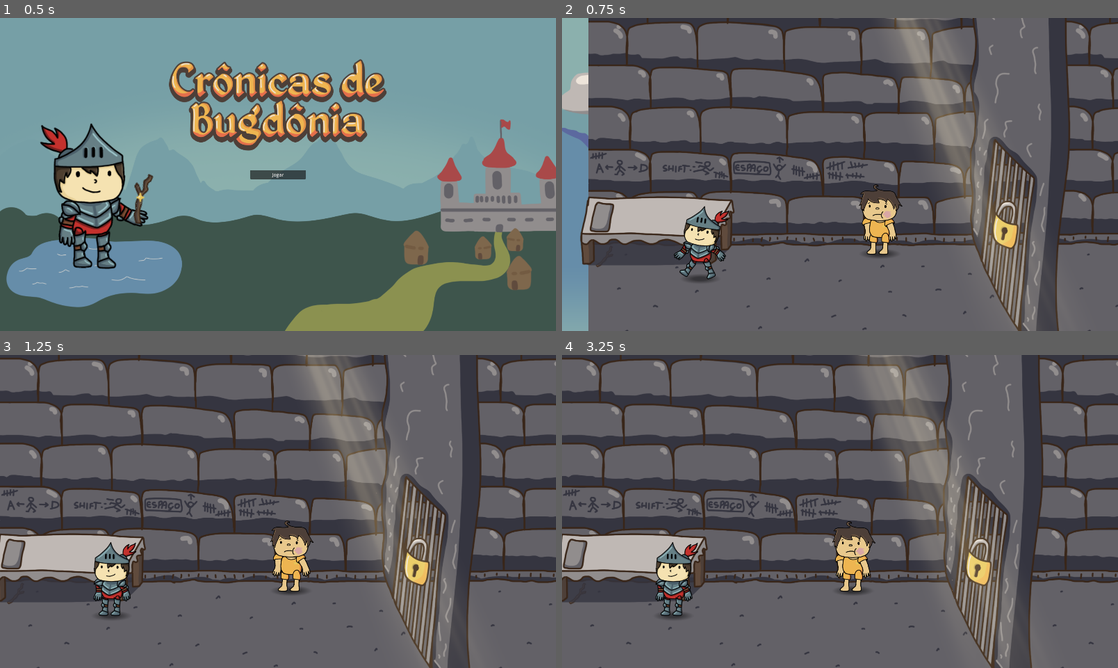
Above: before the commit, frames 1-4 (two rows, left to right).
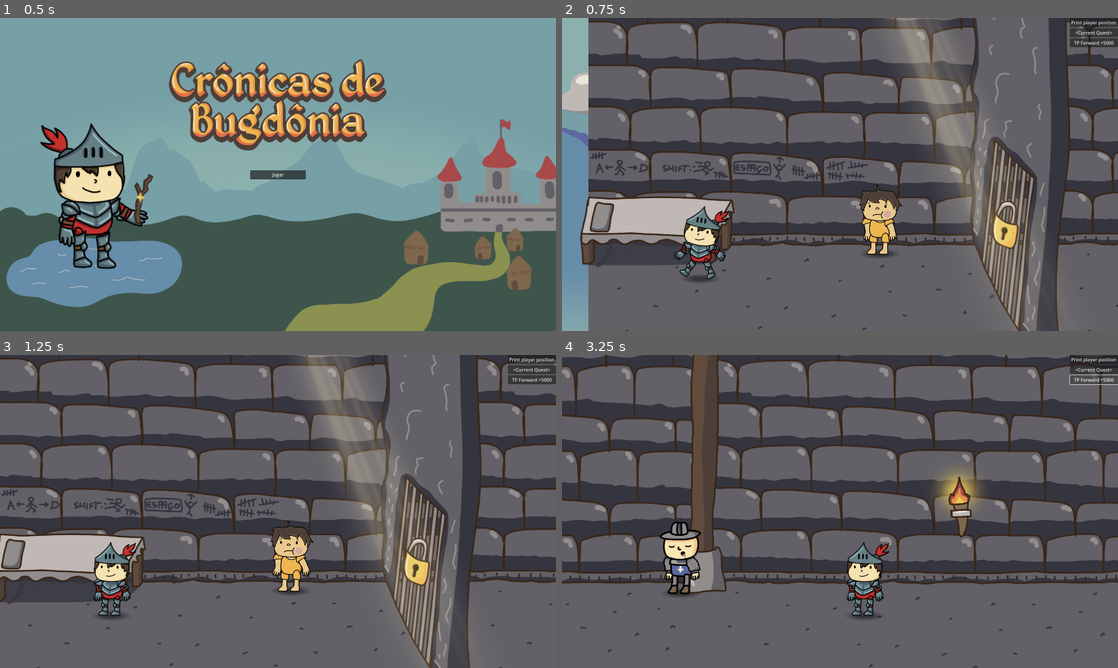
Above: after the commit, the same moments.

Repository: Caslus/cronicas-de-bugdonia
Game: Godot game, scene res://Scenes/Menu.tscn
Two runs of this game, one before a commit and one after it. Both use one fixed random seed, a clock stepped at 60 frames per second and the inputs below.
Inputs (mouse positions are in pixels of both pictures, inside the frame that each line leads up to):
- Up to frame 1 (0.5 s): no input
- Up to frame 2 (0.75 s): click "Jogar" at 0.5 s
- Up to frame 3 (1.25 s): no input
- Up to frame 4 (3.25 s): click (1095, 358) at 1.25 s, where only the run after the commit has a clickable "Print player position"; click (1095, 370) at 2 s, where only the run after the commit has a clickable "<Current Quest>"; click (1095, 380) at 2.75 s, where only the run after the commit has a clickable "TP Forward +5000"

Frame 1 is identical in both runs. In frame 2, 0.5% of the frame differs, in the area x 91-100%, y 0-10%; in frame 3, 0.6%; in frame 4, 41%, in the area x 0-100%, y 0-100%.

Commit message:
feat: add boolean logic UI assets and a gate to enter level 2

Diff:
--- a/Scenes/Chapter1_1.tscn
+++ b/Scenes/Chapter1_1.tscn
@@ -92,7 +92,8 @@
 [ext_resource type="Texture2D" uid="uid://bfdunrrh3vbom" path="res://Assets/Objects/CratePineapple.png" id="77_13qjx"]
 [ext_resource type="Texture2D" uid="uid://kwu88cybs5ye" path="res://Assets/Objects/FallenCarriage.png" id="77_enhjr"]
 [ext_resource type="Texture2D" uid="uid://d0fhbnj6qjffn" path="res://Assets/Objects/CrateWatermelon.png" id="78_kgtk1"]
-[ext_resource type="Texture2D" uid="uid://brac0nym6yjvh" path="res://Assets/Objects/NoEntry.png" id="91_7augy"]
+[ext_resource type="Script" uid="uid://cvwcji0rt6ubb" path="res://Scripts/Object/AreaChangeScene.gd" id="92_7augy"]
+[ext_resource type="PackedScene" uid="uid://cfv7fpnqjbtc4" path="res://Scenes/Utils/DevTools.tscn" id="94_we512"]
 
 [sub_resource type="RectangleShape2D" id="RectangleShape2D_52hs2"]
 size = Vector2(199, 363)
@@ -848,15 +849,6 @@
 
 [sub_resource type="GradientTexture2D" id="GradientTexture2D_c1s1p"]
 gradient = SubResource("Gradient_gbewc")
-fill = 1
-fill_from = Vector2(0.5, 0.5)
-
-[sub_resource type="Gradient" id="Gradient_we512"]
-offsets = PackedFloat32Array(0.209459, 0.625)
-colors = PackedColorArray(1, 1, 1, 1, 0, 0, 0, 1)
-
-[sub_resource type="GradientTexture2D" id="GradientTexture2D_13qjx"]
-gradient = SubResource("Gradient_we512")
 fill = 1
 fill_from = Vector2(0.5, 0.5)
 
@@ -2111,20 +2103,9 @@
 scale = Vector2(1.18, 1.18)
 texture = ExtResource("38_c1s1p")
 
-[node name="Tree19" type="Sprite2D" parent="Outside/Objects/Forest"]
-z_index = 1
-position = Vector2(24901.3, -482.001)
-scale = Vector2(0.845, 0.845)
-texture = ExtResource("38_c1s1p")
-
 [node name="Tree20" type="Sprite2D" parent="Outside/Objects/Forest"]
 z_index = -2
 position = Vector2(24328.3, -622.001)
-texture = ExtResource("38_c1s1p")
-
-[node name="Tree21" type="Sprite2D" parent="Outside/Objects/Forest"]
-z_index = -1
-position = Vector2(25092.5, -543.341)
 texture = ExtResource("38_c1s1p")
 
 [node name="Tree9" type="Sprite2D" parent="Outside/Objects/Forest"]
@@ -2255,29 +2236,40 @@
 texture = SubResource("GradientTexture2D_0t146")
 offset = Vector2(0, -19.485)
 
-[node name="NoEntry" type="Sprite2D" parent="Outside/Objects/Forest"]
-z_index = 30
-position = Vector2(24889, -14)
-rotation = 3.14159
-scale = Vector2(1.5, -1.5)
-texture = ExtResource("91_7augy")
-
-[node name="PointLight2D" type="PointLight2D" parent="Outside/Objects/Forest/NoEntry"]
-show_behind_parent = true
-z_index = -10
-position = Vector2(0, 120.667)
-scale = Vector2(0.824374, 0.228094)
-energy = 0.5
-blend_mode = 1
-range_item_cull_mask = 2
-texture = SubResource("GradientTexture2D_13qjx")
-
-[node name="EndBarrier" type="StaticBody2D" parent="Outside"]
-position = Vector2(18371, 0)
-
-[node name="Collision" type="CollisionShape2D" parent="Outside/EndBarrier"]
+[node name="NextLevel" type="Area2D" parent="Outside"]
+position = Vector2(17238, 0)
+script = ExtResource("92_7augy")
+next_scene = "res://Scenes/Chapter1_2.tscn"
+
+[node name="CollisionShape2D3" type="CollisionShape2D" parent="Outside/NextLevel"]
+position = Vector2(6928, -586)
+shape = SubResource("RectangleShape2D_c1ngr")
+
+[node name="StaticBody2D" type="StaticBody2D" parent="Outside/NextLevel"]
+
+[node name="CollisionShape2D3" type="CollisionShape2D" parent="Outside/NextLevel/StaticBody2D"]
 position = Vector2(6980, -586)
 shape = SubResource("RectangleShape2D_kt8cb")
+
+[node name="PrisonOuterDoor2" type="Sprite2D" parent="Outside/NextLevel"]
+z_index = 1
+position = Vector2(6842, -528)
+scale = Vector2(-1, 1)
+texture = ExtResource("40_wpwjm")
+
+[node name="PrisonInnerDoor4" type="Sprite2D" parent="Outside/NextLevel/PrisonOuterDoor2"]
+z_index = -1
+position = Vector2(13, -77)
+rotation = -0.105367
+scale = Vector2(-1, 1)
+texture = ExtResource("36_52hs2")
+
+[node name="PrisonInnerDoor5" type="Sprite2D" parent="Outside/NextLevel/PrisonOuterDoor2"]
+z_index = -1
+position = Vector2(156, -82)
+rotation = 0.0946126
+scale = Vector2(-1, 1)
+texture = ExtResource("36_52hs2")
 
 [node name="Player" parent="." instance=ExtResource("13_52hs2")]
 z_index = 10
@@ -2288,12 +2280,10 @@
 metadata/objectName = "Jogador"
 metadata/Interactable = true
 
-[node name="Label" type="Label" parent="."]
-z_index = 200
-offset_left = 23924.0
-offset_top = -213.0
-offset_right = 24744.0
-offset_bottom = -59.0
-theme_override_font_sizes/font_size = 51
-text = "Esse é o fim do nosso protótipo, obrigado por ter jogado até aqui!"
-autowrap_mode = 2
+[node name="DevTools" parent="." instance=ExtResource("94_we512")]
+offset_left = 1874.0
+offset_top = 197.0
+offset_right = 1874.0
+offset_bottom = 197.0
+
+[connection signal="body_entered" from="Outside/NextLevel" to="Outside/NextLevel" method="_on_body_entered"]
--- a/Scenes/Chapter1_2.tscn
+++ b/Scenes/Chapter1_2.tscn
@@ -11,12 +11,18 @@
 [ext_resource type="PackedScene" uid="uid://dcbc26gk3t6db" path="res://Scenes/Entity/NPC.tscn" id="8_wxbtf"]
 [ext_resource type="Texture2D" uid="uid://cxyewq77ukudv" path="res://Assets/Entity/Monk/head.png" id="9_a88w8"]
 [ext_resource type="Script" uid="uid://vk60uuiqh1hi" path="res://Scripts/Object/TorchManager.gd" id="9_gypu4"]
+[ext_resource type="Texture2D" uid="uid://brvaylcih3j2t" path="res://Assets/UI/Booleans/and.png" id="10_18vdf"]
 [ext_resource type="Texture2D" uid="uid://bcotmnrqotjw6" path="res://Assets/Entity/Monk/torso.png" id="10_er7ss"]
+[ext_resource type="Texture2D" uid="uid://cmiai7kfr5qmd" path="res://Assets/UI/Booleans/or.png" id="11_cwqbe"]
 [ext_resource type="Texture2D" uid="uid://tu3bvoxcfo6c" path="res://Assets/Entity/Monk/arm.png" id="11_ob62n"]
 [ext_resource type="Texture2D" uid="uid://cdnwo6mstbddb" path="res://Assets/Entity/Monk/leg.png" id="12_1lq60"]
+[ext_resource type="Texture2D" uid="uid://bqo2j4rqn52gx" path="res://Assets/UI/Booleans/xor.png" id="12_5seof"]
 [ext_resource type="Texture2D" uid="uid://cipkrf20dhy2w" path="res://Assets/Objects/JailCellWall.png" id="13_0ic1f"]
+[ext_resource type="Texture2D" uid="uid://ysd042lkfdw8" path="res://Assets/UI/Booleans/nand.png" id="13_x3gqw"]
+[ext_resource type="Texture2D" uid="uid://1xocusxrjobb" path="res://Assets/UI/Booleans/nor.png" id="14_5rho5"]
 [ext_resource type="Script" uid="uid://81sw4i4e0e27" path="res://Scripts/Object/HollowObject.gd" id="14_a88w8"]
 [ext_resource type="Script" uid="uid://bnh4mv0nt8tlm" path="res://Scripts/Object/TempleDoor.gd" id="15_0ic1f"]
+[ext_resource type="Texture2D" uid="uid://coh6alfc8oprl" path="res://Assets/UI/Booleans/xnor.png" id="15_qyer7"]
 [ext_resource type="Texture2D" uid="uid://cu8oxkgp5cydw" path="res://Assets/Objects/JailCellDoor.png" id="17_a88w8"]
 [ext_resource type="PackedScene" uid="uid://cfv7fpnqjbtc4" path="res://Scenes/Utils/DevTools.tscn" id="17_er7ss"]
 [ext_resource type="Texture2D" uid="uid://bm6haoisagh1j" path="res://Assets/Objects/JailCellWallFront.png" id="17_ob62n"]
@@ -189,16 +195,6 @@
 input_pickable = true
 VAR_ACESA = false
 
-[node name="Label" type="Label" parent="Challenges/ChallengeAnd"]
-z_index = 200
-offset_left = 1780.0
-offset_top = -476.0
-offset_right = 1822.0
-offset_bottom = -406.0
-theme_override_font_sizes/font_size = 51
-text = "AND"
-autowrap_mode = 2
-
 [node name="SolutionChecker" type="Node" parent="Challenges/ChallengeAnd"]
 script = ExtResource("8_1lq60")
 solution = {
@@ -211,6 +207,10 @@
 script = ExtResource("9_gypu4")
 quest = NodePath("../../../BooleanQuest")
 
+[node name="And" type="Sprite2D" parent="Challenges/ChallengeAnd"]
+position = Vector2(1835, -438)
+texture = ExtResource("10_18vdf")
+
 [node name="ChallengeOr" type="Node2D" parent="Challenges"]
 position = Vector2(1800, 0)
 
@@ -227,16 +227,6 @@
 position = Vector2(2050, -484)
 input_pickable = true
 VAR_ACESA = false
-
-[node name="Label" type="Label" parent="Challenges/ChallengeOr"]
-z_index = 200
-offset_left = 1774.0
-offset_top = -478.0
-offset_right = 1816.0
-offset_bottom = -408.0
-theme_override_font_sizes/font_size = 51
-text = "OR"
-autowrap_mode = 2
 
 [node name="SolutionChecker" type="Node" parent="Challenges/ChallengeOr"]
 script = ExtResource("8_1lq60")
@@ -250,6 +240,10 @@
 script = ExtResource("9_gypu4")
 quest = NodePath("../../../BooleanQuest")
 
+[node name="Or" type="Sprite2D" parent="Challenges/ChallengeOr"]
+position = Vector2(1813, -438)
+texture = ExtResource("11_cwqbe")
+
 [node name="ChallengeXor" type="Node2D" parent="Challenges"]
 position = Vector2(3424, 0)
 
@@ -267,16 +261,6 @@
 position = Vector2(2050, -484)
 input_pickable = true
 VAR_ACESA = false
-
-[node name="Label" type="Label" parent="Challenges/ChallengeXor"]
-z_index = 200
-offset_left = 1772.0
-offset_top = -475.0
-offset_right = 1814.0
-offset_bottom = -405.0
-theme_override_font_sizes/font_size = 51
-text = "XOR"
-autowrap_mode = 2
 
 [node name="SolutionChecker" type="Node" parent="Challenges/ChallengeXor"]
 script = ExtResource("8_1lq60")
@@ -290,6 +274,10 @@
 script = ExtResource("9_gypu4")
 quest = NodePath("../../../BooleanQuest")
 
+[node name="Xor" type="Sprite2D" parent="Challenges/ChallengeXor"]
+position = Vector2(1822, -438)
+texture = ExtResource("12_5seof")
+
 [node name="ChallengeNand" type="Node2D" parent="Challenges"]
 position = Vector2(4987, 0)
 
@@ -305,16 +293,6 @@
 [node name="Torch1_B" parent="Challenges/ChallengeNand" instance=ExtResource("5_v8im4")]
 position = Vector2(2050, -484)
 input_pickable = true
-
-[node name="Label" type="Label" parent="Challenges/ChallengeNand"]
-z_index = 200
-offset_left = 1759.0
-offset_top = -483.0
-offset_right = 1801.0
-offset_bottom = -413.0
-theme_override_font_sizes/font_size = 51
-text = "NAND"
-autowrap_mode = 2
 
 [node name="SolutionChecker" type="Node" parent="Challenges/ChallengeNand"]
 script = ExtResource("8_1lq60")
@@ -328,6 +306,10 @@
 script = ExtResource("9_gypu4")
 quest = NodePath("../../../BooleanQuest")
 
+[node name="Nand" type="Sprite2D" parent="Challenges/ChallengeNand"]
+position = Vector2(1822, -448)
+texture = ExtResource("13_x3gqw")
+
 [node name="ChallengeNor" type="Node2D" parent="Challenges"]
 position = Vector2(6534, 0)
 
@@ -343,16 +325,6 @@
 [node name="Torch1_B" parent="Challenges/ChallengeNor" instance=ExtResource("5_v8im4")]
 position = Vector2(2050, -484)
 input_pickable = true
-
-[node name="Label" type="Label" parent="Challenges/ChallengeNor"]
-z_index = 200
-offset_left = 1759.0
-offset_top = -483.0
-offset_right = 1801.0
-offset_bottom = -413.0
-theme_override_font_sizes/font_size = 51
-text = "NOR"
-autowrap_mode = 2
 
 [node name="SolutionChecker" type="Node" parent="Challenges/ChallengeNor"]
 script = ExtResource("8_1lq60")
@@ -366,6 +338,10 @@
 script = ExtResource("9_gypu4")
 quest = NodePath("../../../BooleanQuest")
 
+[node name="Nor" type="Sprite2D" parent="Challenges/ChallengeNor"]
+position = Vector2(1831, -442)
+texture = ExtResource("14_5rho5")
+
 [node name="ChallengeXnor" type="Node2D" parent="Challenges"]
 position = Vector2(8236, 0)
 
@@ -382,16 +358,6 @@
 position = Vector2(2050, -484)
 input_pickable = true
 VAR_ACESA = false
-
-[node name="Label" type="Label" parent="Challenges/ChallengeXnor"]
-z_index = 200
-offset_left = 1759.0
-offset_top = -483.0
-offset_right = 1801.0
-offset_bottom = -413.0
-theme_override_font_sizes/font_size = 51
-text = "XNOR"
-autowrap_mode = 2
 
 [node name="SolutionChecker" type="Node" parent="Challenges/ChallengeXnor"]
 script = ExtResource("8_1lq60")
@@ -405,6 +371,10 @@
 script = ExtResource("9_gypu4")
 quest = NodePath("../../../BooleanQuest")
 
+[node name="Xnor" type="Sprite2D" parent="Challenges/ChallengeXnor"]
+position = Vector2(1833, -445)
+texture = ExtResource("15_qyer7")
+
 [node name="ChallengeAndOr" type="Node2D" parent="Challenges"]
 position = Vector2(9733, 0)
 
@@ -423,16 +393,6 @@
 input_pickable = true
 VAR_ACESA = false
 
-[node name="Label" type="Label" parent="Challenges/ChallengeAndOr"]
-z_index = 200
-offset_left = 1638.0
-offset_top = -486.0
-offset_right = 1680.0
-offset_bottom = -416.0
-theme_override_font_sizes/font_size = 51
-text = "AND"
-autowrap_mode = 2
-
 [node name="Fireholder2" parent="Challenges/ChallengeAndOr" node_paths=PackedStringArray("torches") instance=ExtResource("6_gwm1x")]
 position = Vector2(2108, -647)
 torches = [NodePath("../Torch1_A2"), NodePath("../Torch1_B2")]
@@ -446,31 +406,11 @@
 position = Vector2(2209, -495)
 input_pickable = true
 VAR_ACESA = false
-
-[node name="Label2" type="Label" parent="Challenges/ChallengeAndOr"]
-z_index = 200
-offset_left = 2058.0
-offset_top = -481.0
-offset_right = 2100.0
-offset_bottom = -411.0
-theme_override_font_sizes/font_size = 51
-text = "OR"
-autowrap_mode = 2
 
 [node name="Fireholder3" parent="Challenges/ChallengeAndOr" node_paths=PackedStringArray("torches") instance=ExtResource("6_gwm1x")]
 position = Vector2(1909, -830)
 torches = [NodePath("../Fireholder"), NodePath("../Fireholder2")]
 type = 0
-
-[node name="Label3" type="Label" parent="Challenges/ChallengeAndOr"]
-z_index = 200
-offset_left = 1859.0
-offset_top = -696.0
-offset_right = 1901.0
-offset_bottom = -626.0
-theme_override_font_sizes/font_size = 51
-text = "AND"
-autowrap_mode = 2
 
 [node name="SolutionChecker" type="Node" parent="Challenges/ChallengeAndOr"]
 script = ExtResource("8_1lq60")
@@ -487,6 +427,18 @@
 script = ExtResource("9_gypu4")
 quest = NodePath("../../../BooleanQuest")
 
+[node name="And" type="Sprite2D" parent="Challenges/ChallengeAndOr"]
+position = Vector2(1695, -446)
+texture = ExtResource("10_18vdf")
+
+[node name="Or" type="Sprite2D" parent="Challenges/ChallengeAndOr"]
+position = Vector2(2092, -441)
+texture = ExtResource("11_cwqbe")
+
+[node name="And2" type="Sprite2D" parent="Challenges/ChallengeAndOr"]
+position = Vector2(1910, -658)
+texture = ExtResource("10_18vdf")
+
 [node name="Challenge1" type="Node2D" parent="Challenges"]
 position = Vector2(10943, 131)
 
@@ -505,16 +457,6 @@
 input_pickable = true
 VAR_ACESA = false
 
-[node name="Label" type="Label" parent="Challenges/Challenge1"]
-z_index = 200
-offset_left = 1636.0
-offset_top = -497.0
-offset_right = 1678.0
-offset_bottom = -427.0
-theme_override_font_sizes/font_size = 51
-text = "AND"
-autowrap_mode = 2
-
 [node name="Fireholder2" parent="Challenges/Challenge1" node_paths=PackedStringArray("torches") instance=ExtResource("6_gwm1x")]
 position = Vector2(2108, -647)
 torches = [NodePath("../Torch1_A2"), NodePath("../Torch1_B2")]
@@ -530,31 +472,11 @@
 input_pickable = true
 VAR_ACESA = false
 
-[node name="Label2" type="Label" parent="Challenges/Challenge1"]
-z_index = 200
-offset_left = 2031.0
-offset_top = -494.0
-offset_right = 2073.0
-offset_bottom = -424.0
-theme_override_font_sizes/font_size = 51
-text = "XNOR"
-autowrap_mode = 2
-
 [node name="Fireholder3" parent="Challenges/Challenge1" node_paths=PackedStringArray("torches") instance=ExtResource("6_gwm1x")]
 position = Vector2(1909, -830)
 torches = [NodePath("../Fireholder"), NodePath("../Fireholder2")]
 type = 5
 
-[node name="Label3" type="Label" parent="Challenges/Challenge1"]
-z_index = 200
-offset_left = 1832.0
-offset_top = -700.0
-offset_right = 1874.0
-offset_bottom = -630.0
-theme_override_font_sizes/font_size = 51
-text = "XNOR"
-autowrap_mode = 2
-
 [node name="Fireholder4" parent="Challenges/Challenge1" node_paths=PackedStringArray("torches") instance=ExtResource("6_gwm1x")]
 position = Vector2(2453, -647)
 torches = [NodePath("../Torch1_A3"), NodePath("../Torch1_B3")]
@@ -570,16 +492,6 @@
 input_pickable = true
 VAR_ACESA = false
 
-[node name="Label4" type="Label" parent="Challenges/Challenge1"]
-z_index = 200
-offset_left = 2393.0
-offset_top = -497.0
-offset_right = 2435.0
-offset_bottom = -427.0
-theme_override_font_sizes/font_size = 51
-text = "AND"
-autowrap_mode = 2
-
 [node name="Fireholder5" parent="Challenges/Challenge1" node_paths=PackedStringArray("torches") instance=ExtResource("6_gwm1x")]
 position = Vector2(2865, -647)
 torches = [NodePath("../Torch1_A4"), NodePath("../Torch1_B4")]
@@ -595,45 +507,15 @@
 input_pickable = true
 VAR_ACESA = false
 
-[node name="Label5" type="Label" parent="Challenges/Challenge1"]
-z_index = 200
-offset_left = 2787.0
-offset_top = -488.0
-offset_right = 2829.0
-offset_bottom = -418.0
-theme_override_font_sizes/font_size = 51
-text = "NAND"
-autowrap_mode = 2
-
 [node name="Fireholder6" parent="Challenges/Challenge1" node_paths=PackedStringArray("torches") instance=ExtResource("6_gwm1x")]
 position = Vector2(2666, -830)
 torches = [NodePath("../Fireholder4"), NodePath("../Fireholder5")]
 type = 0
 
-[node name="Label6" type="Label" parent="Challenges/Challenge1"]
-z_index = 200
-offset_left = 2611.0
-offset_top = -702.0
-offset_right = 2653.0
-offset_bottom = -632.0
-theme_override_font_sizes/font_size = 51
-text = "AND"
-autowrap_mode = 2
-
 [node name="Fireholder7" parent="Challenges/Challenge1" node_paths=PackedStringArray("torches") instance=ExtResource("6_gwm1x")]
 position = Vector2(2283, -1019)
 torches = [NodePath("../Fireholder3"), NodePath("../Fireholder6")]
 type = 2
-
-[node name="Label7" type="Label" parent="Challenges/Challenge1"]
-z_index = 200
-offset_left = 2232.0
-offset_top = -909.0
-offset_right = 2274.0
-offset_bottom = -839.0
-theme_override_font_sizes/font_size = 51
-text = "XOR"
-autowrap_mode = 2
 
 [node name="SolutionChecker" type="Node" parent="Challenges/Challenge1"]
 script = ExtResource("8_1lq60")
@@ -650,6 +532,34 @@
 requireExactTorchCount = 5
 challengeVariableName = "okChallenge1"
 
+[node name="And" type="Sprite2D" parent="Challenges/Challenge1"]
+position = Vector2(1688, -459)
+texture = ExtResource("10_18vdf")
+
+[node name="Xnor" type="Sprite2D" parent="Challenges/Challenge1"]
+position = Vector2(2103, -459)
+texture = ExtResource("15_qyer7")
+
+[node name="And2" type="Sprite2D" parent="Challenges/Challenge1"]
+position = Vector2(2447, -460)
+texture = ExtResource("10_18vdf")
+
+[node name="Nand" type="Sprite2D" parent="Challenges/Challenge1"]
+position = Vector2(2861, -452)
+texture = ExtResource("13_x3gqw")
+
+[node name="And3" type="Sprite2D" parent="Challenges/Challenge1"]
+position = Vector2(2663, -665)
+texture = ExtResource("10_18vdf")
+
+[node name="Xnor2" type="Sprite2D" parent="Challenges/Challenge1"]
+position = Vector2(1904, -667)
+texture = ExtResource("15_qyer7")
+
+[node name="Xor" type="Sprite2D" parent="Challenges/Challenge1"]
+position = Vector2(2281, -873)
+texture = ExtResource("12_5seof")
+
 [node name="NPC" parent="." node_paths=PackedStringArray("quest") instance=ExtResource("8_wxbtf")]
 z_index = 2
 position = Vector2(561, -342)
--- /dev/null
+++ b/Scripts/Object/AreaChangeScene.gd
@@ -0,0 +1,10 @@
+extends Area2D
+
+@export var next_scene: String = "res://Scenes/Example.tscn"
+
+func _on_body_entered(body):
+	print("entered")
+	if body.name == "Player":
+		TransitionCanvas.transition()
+		await TransitionCanvas.on_transition_finished
+		get_tree().change_scene_to_file(next_scene)
Binary file added: Assets/UI/Booleans/and.png
Not shown, added: Assets/UI/Booleans/and.png.import
Binary file added: Assets/UI/Booleans/nand.png
Not shown, added: Assets/UI/Booleans/nand.png.import
Binary file added: Assets/UI/Booleans/nor.png
Not shown, added: Assets/UI/Booleans/nor.png.import
Binary file added: Assets/UI/Booleans/or.png
Not shown, added: Assets/UI/Booleans/or.png.import
Binary file added: Assets/UI/Booleans/xnor.png
Not shown, added: Assets/UI/Booleans/xnor.png.import
Binary file added: Assets/UI/Booleans/xor.png
Not shown, added: Assets/UI/Booleans/xor.png.import
(and 3 more such lines)
